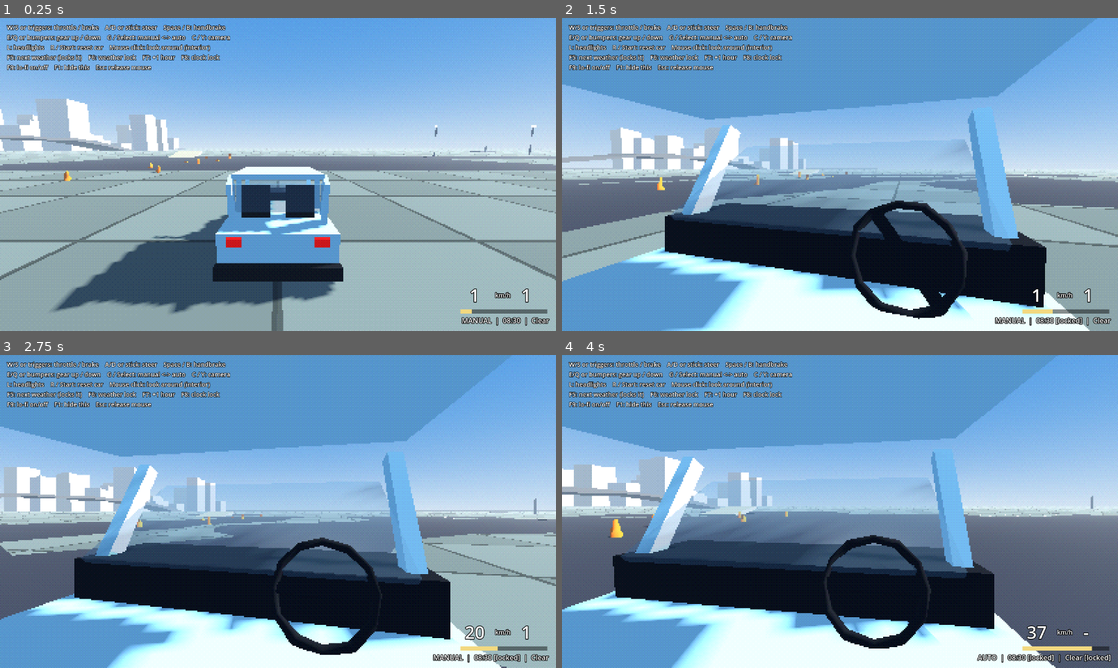
Above: before the commit, frames 1-4 (two rows, left to right).
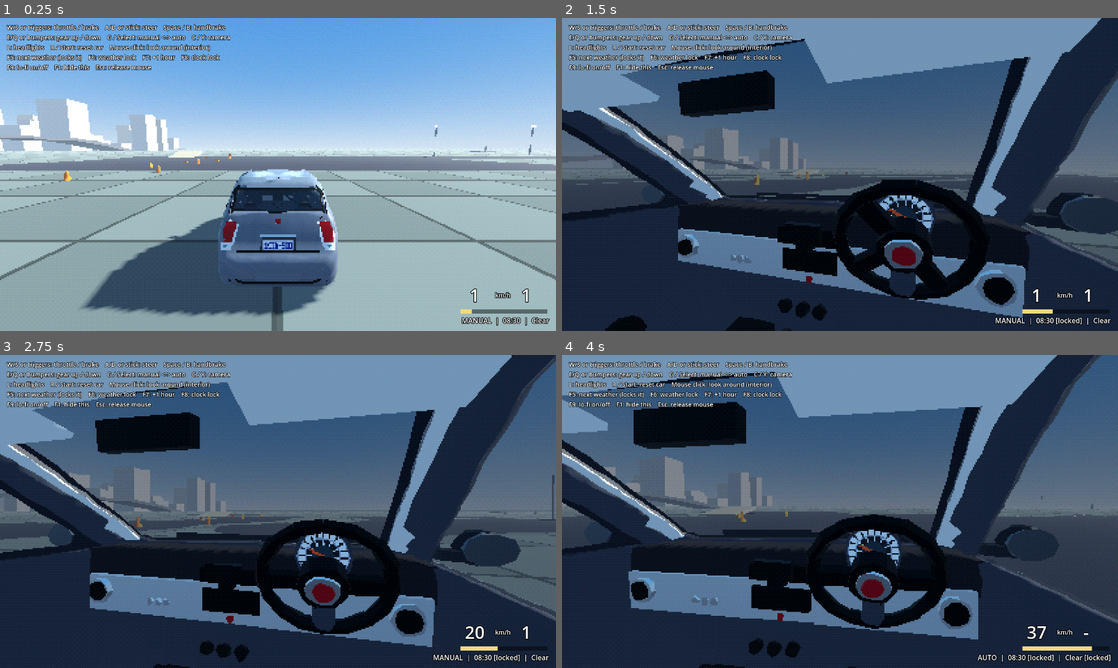
Above: after the commit, the same moments.

Repository: ashciraulo/500
Game: Godot game, scene res://scenes/main.tscn
Two runs of this game, one before a commit and one after it. Both use one fixed random seed, a clock stepped at 60 frames per second and the inputs below.
Inputs (mouse positions are in pixels of both pictures, inside the frame that each line leads up to):
- Up to frame 1 (0.25 s): no input
- Up to frame 2 (1.5 s): move the mouse to (962, 158) at 0.52 s; hold D (steer_right) 0.53-1.28 s; tap C (camera_toggle) at 0.6 s; click (962, 158) at 0.67 s; tap Enter at 1.25 s; move the mouse to (812, 174) at 1.27 s; hold W (accelerate) from 1.28 s (still down); tap F8 (time_lock) at 1.35 s
- Up to frame 3 (2.75 s): keep holding W (accelerate); move the mouse to (289, 505) at 2.02 s; tap L (toggle_headlights) at 2.1 s
- Up to frame 4 (4 s): keep holding W (accelerate); move the mouse to (834, 517) at 2.77 s; tap G (toggle_transmission) at 2.85 s; click (834, 517) at 2.92 s; move the mouse to (878, 514) at 3.52 s; hold F6 (weather_lock) from 3.53 s (still down)

The runs differ from the first frame. In frame 1, 9.1% of the frame differs, in the area x 9-62%, y 47-96%; in frame 2, 92%; in frame 3, 92%; in frame 4, 92%, in the area x 0-100%, y 0-100%.

Commit message:
Add the 2013 Fiat 500 Pop model, built from Blender scripts (#3)
Low-poly Pop modelled on Ash's own car (grey, sun-faded bonnet and roof,
taped driver's seat, dash mat), generated by art/models/scripts/build_pop.py
with swappable wheels and exhausts. The car scene now uses it in place of
the placeholder box body; car_body.gd converts its materials to the PS1
shader and drives the steering wheel, lamps and respray.


Claude-Session: https://claude.ai/code/session_01QomZhr9fgjjFpX6LNawLwA

Co-authored-by: Claude <noreply@anthropic.com>

Diff:
--- /dev/null
+++ b/art/models/cars/paints.json
@@ -0,0 +1,15 @@
+{
+  "grigio": "#727477",
+  "bianco": "#f2f0ea",
+  "rosso_passione": "#b3121c",
+  "nero": "#151515",
+  "blu_volare": "#2e4a74",
+  "grigio_carbone": "#4a4c4f",
+  "argento": "#b7b9bb",
+  "giallo": "#e7c51a",
+  "verde_chiaro": "#9fc6a8",
+  "azzurro": "#8fb8d6",
+  "beige": "#d9c9a8",
+  "arancio": "#dd6a20",
+  "rosa": "#e7a8b8"
+}
--- a/scenes/vehicles/fiat_500_pop.tscn
+++ b/scenes/vehicles/fiat_500_pop.tscn
@@ -1,42 +1,16 @@
-[gd_scene load_steps=9 format=3]
+[gd_scene load_steps=8 format=3]
 
 [ext_resource type="Script" path="res://scripts/vehicle/car_controller.gd" id="1_car"]
-[ext_resource type="Script" path="res://scripts/vehicle/placeholder_body.gd" id="2_body"]
-[ext_resource type="Shader" path="res://shaders/ps1_surface.gdshader" id="3_ps1"]
+[ext_resource type="Script" path="res://scripts/vehicle/car_body.gd" id="2_body"]
+[ext_resource type="PackedScene" path="res://art/models/cars/pop/pop.glb" id="4_model"]
+[ext_resource type="PackedScene" path="res://art/models/cars/parts/wheel_pop_trim_l.glb" id="5_wheel_l"]
+[ext_resource type="PackedScene" path="res://art/models/cars/parts/wheel_pop_trim_r.glb" id="6_wheel_r"]
 
 [sub_resource type="BoxShape3D" id="BoxShape3D_lower"]
 size = Vector3(1.6, 0.62, 3.5)
 
 [sub_resource type="BoxShape3D" id="BoxShape3D_cabin"]
 size = Vector3(1.36, 0.55, 1.8)
-
-[sub_resource type="ShaderMaterial" id="ShaderMaterial_tyre"]
-render_priority = 0
-shader = ExtResource("3_ps1")
-shader_parameter/albedo_color = Color(0.08, 0.08, 0.09, 1)
-shader_parameter/roughness = 0.95
-
-[sub_resource type="CylinderMesh" id="CylinderMesh_tyre"]
-material = SubResource("ShaderMaterial_tyre")
-top_radius = 0.29
-bottom_radius = 0.29
-height = 0.18
-radial_segments = 10
-rings = 1
-
-[sub_resource type="ShaderMaterial" id="ShaderMaterial_hub"]
-render_priority = 0
-shader = ExtResource("3_ps1")
-shader_parameter/albedo_color = Color(0.75, 0.75, 0.78, 1)
-shader_parameter/roughness = 0.4
-
-[sub_resource type="CylinderMesh" id="CylinderMesh_hub"]
-material = SubResource("ShaderMaterial_hub")
-top_radius = 0.17
-bottom_radius = 0.17
-height = 0.19
-radial_segments = 5
-rings = 1
 
 [node name="Fiat500Pop" type="RigidBody3D"]
 collision_mask = 3
@@ -56,7 +30,8 @@
 transform = Transform3D(1, 0, 0, 0, 1, 0, 0, 0, 1, 0, 0.7, 0.25)
 shape = SubResource("BoxShape3D_cabin")
 
-[node name="Body" type="Node3D" parent="."]
+[node name="Body" parent="." instance=ExtResource("4_model")]
+transform = Transform3D(1, 0, 0, 0, 1, 0, 0, 0, 1, 0, -0.45, 0)
 script = ExtResource("2_body")
 
 [node name="Wheels" type="Node3D" parent="."]
@@ -69,13 +44,7 @@
 
 [node name="Spin" type="Node3D" parent="Wheels/WheelFL/Visual"]
 
-[node name="Tyre" type="MeshInstance3D" parent="Wheels/WheelFL/Visual/Spin"]
-transform = Transform3D(0, -1, 0, 1, 0, 0, 0, 0, 1, 0, 0, 0)
-mesh = SubResource("CylinderMesh_tyre")
-
-[node name="Hub" type="MeshInstance3D" parent="Wheels/WheelFL/Visual/Spin"]
-transform = Transform3D(0, -1, 0, 1, 0, 0, 0, 0, 1, 0, 0, 0)
-mesh = SubResource("CylinderMesh_hub")
+[node name="Wheel" parent="Wheels/WheelFL/Visual/Spin" instance=ExtResource("5_wheel_l")]
 
 [node name="WheelFR" type="Marker3D" parent="Wheels"]
 transform = Transform3D(1, 0, 0, 0, 1, 0, 0, 0, 1, 0.705, 0.05, -1.15)
@@ -85,13 +54,7 @@
 
 [node name="Spin" type="Node3D" parent="Wheels/WheelFR/Visual"]
 
-[node name="Tyre" type="MeshInstance3D" parent="Wheels/WheelFR/Visual/Spin"]
-transform = Transform3D(0, -1, 0, 1, 0, 0, 0, 0, 1, 0, 0, 0)
-mesh = SubResource("CylinderMesh_tyre")
-
-[node name="Hub" type="MeshInstance3D" parent="Wheels/WheelFR/Visual/Spin"]
-transform = Transform3D(0, -1, 0, 1, 0, 0, 0, 0, 1, 0, 0, 0)
-mesh = SubResource("CylinderMesh_hub")
+[node name="Wheel" parent="Wheels/WheelFR/Visual/Spin" instance=ExtResource("6_wheel_r")]
 
 [node name="WheelRL" type="Marker3D" parent="Wheels"]
 transform = Transform3D(1, 0, 0, 0, 1, 0, 0, 0, 1, -0.705, 0.05, 1.15)
@@ -101,13 +64,7 @@
 
 [node name="Spin" type="Node3D" parent="Wheels/WheelRL/Visual"]
 
-[node name="Tyre" type="MeshInstance3D" parent="Wheels/WheelRL/Visual/Spin"]
-transform = Transform3D(0, -1, 0, 1, 0, 0, 0, 0, 1, 0, 0, 0)
-mesh = SubResource("CylinderMesh_tyre")
-
-[node name="Hub" type="MeshInstance3D" parent="Wheels/WheelRL/Visual/Spin"]
-transform = Transform3D(0, -1, 0, 1, 0, 0, 0, 0, 1, 0, 0, 0)
-mesh = SubResource("CylinderMesh_hub")
+[node name="Wheel" parent="Wheels/WheelRL/Visual/Spin" instance=ExtResource("5_wheel_l")]
 
 [node name="WheelRR" type="Marker3D" parent="Wheels"]
 transform = Transform3D(1, 0, 0, 0, 1, 0, 0, 0, 1, 0.705, 0.05, 1.15)
@@ -117,16 +74,10 @@
 
 [node name="Spin" type="Node3D" parent="Wheels/WheelRR/Visual"]
 
-[node name="Tyre" type="MeshInstance3D" parent="Wheels/WheelRR/Visual/Spin"]
-transform = Transform3D(0, -1, 0, 1, 0, 0, 0, 0, 1, 0, 0, 0)
-mesh = SubResource("CylinderMesh_tyre")
-
-[node name="Hub" type="MeshInstance3D" parent="Wheels/WheelRR/Visual/Spin"]
-transform = Transform3D(0, -1, 0, 1, 0, 0, 0, 0, 1, 0, 0, 0)
-mesh = SubResource("CylinderMesh_hub")
+[node name="Wheel" parent="Wheels/WheelRR/Visual/Spin" instance=ExtResource("6_wheel_r")]
 
 [node name="DriverSeat" type="Marker3D" parent="."]
-transform = Transform3D(1, 0, 0, 0, 1, 0, 0, 0, 1, 0.36, 0.74, 0.32)
+transform = Transform3D(1, 0, 0, 0, 1, 0, 0, 0, 1, 0.36, 0.72, 0.22)
 
 [node name="Audio" type="Node3D" parent="."]
 transform = Transform3D(1, 0, 0, 0, 1, 0, 0, 0, 1, 0, 0.1, -1.3)
@@ -134,7 +85,7 @@
 [node name="Headlights" type="Node3D" parent="."]
 
 [node name="HeadlightL" type="SpotLight3D" parent="Headlights"]
-transform = Transform3D(1, 0, 0, 0, 0.996195, 0.0871557, 0, -0.0871557, 0.996195, -0.58, 0.2, -1.95)
+transform = Transform3D(1, 0, 0, 0, 0.996195, 0.0871557, 0, -0.0871557, 0.996195, -0.535, 0.25, -1.82)
 light_color = Color(1, 0.95, 0.82, 1)
 light_energy = 6.0
 spot_range = 45.0
@@ -142,7 +93,7 @@
 spot_attenuation = 0.6
 
 [node name="HeadlightR" type="SpotLight3D" parent="Headlights"]
-transform = Transform3D(1, 0, 0, 0, 0.996195, 0.0871557, 0, -0.0871557, 0.996195, 0.58, 0.2, -1.95)
+transform = Transform3D(1, 0, 0, 0, 0.996195, 0.0871557, 0, -0.0871557, 0.996195, 0.535, 0.25, -1.82)
 light_color = Color(1, 0.95, 0.82, 1)
 light_energy = 6.0
 spot_range = 45.0
@@ -153,7 +104,7 @@
 visible = false
 
 [node name="BrakeGlow" type="OmniLight3D" parent="BrakeLights"]
-transform = Transform3D(1, 0, 0, 0, 1, 0, 0, 0, 1, 0, 0.22, 1.7)
+transform = Transform3D(1, 0, 0, 0, 1, 0, 0, 0, 1, 0, 0.39, 1.75)
 light_color = Color(1, 0.1, 0.05, 1)
 light_energy = 1.5
 omni_range = 3.0
--- /dev/null
+++ b/scripts/render/ps1_model.gd
@@ -0,0 +1,63 @@
+class_name PS1Model
+extends RefCounted
+## Converts the materials of an imported glTF model to the shared PS1 surface
+## shader, so Blender-built models wobble and get wet like the rest of the
+## world. Transparent materials (glass) stay standard but get nearest
+## filtering. Call `PS1Model.apply(model_root)` once, e.g. from `_ready()`.
+##
+## Returns the converted materials by their Blender name, so callers can
+## drive lamps or recolour paint afterwards.
+
+const SHADER := preload("res://shaders/ps1_surface.gdshader")
+
+
+static func apply(root: Node, wet_names: PackedStringArray = PackedStringArray()) -> Dictionary:
+	var by_name := {}
+	var cache := {}
+	for mesh_instance in _meshes(root):
+		var mesh: Mesh = mesh_instance.mesh
+		if mesh == null:
+			continue
+		for i in mesh.get_surface_count():
+			var source := mesh_instance.get_active_material(i)
+			if source == null:
+				continue
+			if not cache.has(source):
+				cache[source] = to_ps1(source, source.resource_name in wet_names)
+			var converted: Material = cache[source]
+			mesh_instance.set_surface_override_material(i, converted)
+			if source.resource_name != "":
+				by_name[source.resource_name] = converted
+	return by_name
+
+
+static func to_ps1(source: Material, wet := false) -> Material:
+	var standard := source as BaseMaterial3D
+	if standard == null:
+		return source
+	if standard.transparency != BaseMaterial3D.TRANSPARENCY_DISABLED:
+		var glass := standard.duplicate() as BaseMaterial3D
+		glass.texture_filter = BaseMaterial3D.TEXTURE_FILTER_NEAREST
+		return glass
+	var material := ShaderMaterial.new()
+	material.shader = SHADER
+	material.resource_name = standard.resource_name
+	material.set_shader_parameter("albedo_color", standard.albedo_color)
+	if standard.albedo_texture:
+		material.set_shader_parameter("albedo_texture", standard.albedo_texture)
+	material.set_shader_parameter("roughness", standard.roughness)
+	material.set_shader_parameter("metallic", standard.metallic)
+	if standard.emission_enabled:
+		material.set_shader_parameter("emission_color", standard.emission)
+		material.set_shader_parameter("emission_energy", standard.emission_energy_multiplier)
+	material.set_shader_parameter("wet_response", 1.0 if wet else 0.0)
+	return material
+
+
+static func _meshes(node: Node) -> Array[MeshInstance3D]:
+	var out: Array[MeshInstance3D] = []
+	if node is MeshInstance3D:
+		out.append(node)
+	for child in node.get_children():
+		out.append_array(_meshes(child))
+	return out
--- /dev/null
+++ b/scripts/vehicle/car_body.gd
@@ -0,0 +1,60 @@
+extends Node3D
+## Visual side of a car built in Blender (art/models/cars/...): PS1 materials,
+## steering wheel, lamps and paint. Attach to the instanced model that sits
+## in the car scene's `Body` slot; the parent must be a CarController.
+##
+## Model contract (see art/models/README.md): nodes `SteeringWheel` (turns
+## about its local Z), `Door_L` / `Door_R` (hinge on local Y), materials
+## `Paint`, `LampHead`, `LampTail`.
+
+## Steering wheel turns per radian of road-wheel angle (roughly a 14:1 rack,
+## scaled down so it reads at low resolution).
+@export var steering_ratio := 6.0
+@export var head_glow := 2.5
+@export var tail_glow := 0.6
+@export var brake_glow := 2.0
+
+var _materials := {}
+var _steering_wheel: Node3D
+var _steering_rest: Basis
+var _brake_lights: Node3D
+
+
+func _ready() -> void:
+	_materials = PS1Model.apply(self)
+	var wheels := get_parent().get_node_or_null("Wheels")
+	if wheels:
+		PS1Model.apply(wheels)
+	_steering_wheel = find_child("SteeringWheel", true, false) as Node3D
+	if _steering_wheel:
+		_steering_rest = _steering_wheel.basis
+	_brake_lights = get_parent().get_node_or_null("BrakeLights")
+
+
+func _process(_delta: float) -> void:
+	var car := get_parent() as CarController
+	if car == null:
+		return
+	if _steering_wheel:
+		_steering_wheel.basis = _steering_rest * Basis(Vector3.BACK, -car.steer_angle * steering_ratio)
+	var braking := _brake_lights != null and _brake_lights.visible
+	_glow("LampHead", Color(1.0, 0.95, 0.82), head_glow if car.headlights_on else 0.0)
+	var tail := (brake_glow if braking else 0.0) + (tail_glow if car.headlights_on else 0.0)
+	_glow("LampTail", Color(1.0, 0.1, 0.06), tail)
+
+
+## Respray. A fresh coat drops the sun-faded wear texture.
+func set_paint(color: Color, keep_wear := false) -> void:
+	var paint := _materials.get("Paint") as ShaderMaterial
+	if paint == null:
+		return
+	paint.set_shader_parameter("albedo_color", color)
+	if not keep_wear:
+		paint.set_shader_parameter("albedo_texture", null)
+
+
+func _glow(material_name: String, color: Color, energy: float) -> void:
+	var material := _materials.get(material_name) as ShaderMaterial
+	if material:
+		material.set_shader_parameter("emission_color", color)
+		material.set_shader_parameter("emission_energy", energy)
--- a/scripts/vehicle/placeholder_body.gd
+++ /dev/null
@@ -1,102 +0,0 @@
-extends Node3D
-## Stand-in Fiat 500 body made of boxes, until the Blender model lands.
-##
-## Built in code so it is easy to throw away: the model thread replaces this
-## `Body` node in scenes/vehicles/fiat_500_pop.tscn with the imported model.
-## The cabin is hollow (pillars, roof, dash, seats, wheel) so the interior
-## camera has something to look out of. Right-hand drive, like in Australia.
-
-@export var paint := Color(0.62, 0.78, 0.84)
-@export var trim := Color(0.12, 0.12, 0.13)
-
-var _steering_wheel: Node3D
-
-
-func _ready() -> void:
-	var body_paint := PS1Material.make(paint, 0.6)
-	var dark := PS1Material.make(trim, 0.8)
-	var glass := StandardMaterial3D.new()
-	glass.albedo_color = Color(0.35, 0.45, 0.5, 0.35)
-	glass.transparency = BaseMaterial3D.TRANSPARENCY_ALPHA
-	glass.roughness = 0.1
-	var chrome := PS1Material.make(Color(0.8, 0.8, 0.82), 0.3)
-	var lamp := PS1Material.glowing(Color(1.0, 0.95, 0.8), 1.5)
-	var tail := PS1Material.glowing(Color(0.8, 0.05, 0.05), 0.8)
-
-	# Car local space: origin ~0.44 m above the ground, nose towards -Z.
-	_box(Vector3(1.62, 0.62, 3.0), Vector3(0, 0.02, -0.05), body_paint)       # lower body
-	_box(Vector3(1.5, 0.22, 0.55), Vector3(0, 0.12, -1.6), body_paint)        # rounded nose
-	_box(Vector3(1.66, 0.16, 0.12), Vector3(0, -0.2, -1.84), dark)            # front bumper
-	_box(Vector3(1.66, 0.18, 0.12), Vector3(0, -0.18, 1.5), dark)             # rear bumper
-	_box(Vector3(1.6, 0.12, 0.25), Vector3(0, -0.25, 1.35), body_paint)       # rear valance
-	_box(Vector3(1.36, 0.05, 1.7), Vector3(0, 1.03, 0.25), body_paint)        # roof
-	for x in [-0.68, 0.68]:
-		_box(Vector3(0.07, 0.68, 0.08), Vector3(x, 0.68, -0.62), body_paint, Vector3(-28, 0, 0))  # A pillars
-		_box(Vector3(0.07, 0.62, 0.12), Vector3(x, 0.7, 0.45), body_paint)    # B pillars
-		_box(Vector3(0.07, 0.62, 0.3), Vector3(x, 0.7, 1.05), body_paint, Vector3(15, 0, 0))  # C pillars
-	_box(Vector3(1.3, 0.62, 0.03), Vector3(0, 0.69, -0.64), glass, Vector3(-55, 0, 0))  # windscreen
-	_box(Vector3(1.25, 0.5, 0.03), Vector3(0, 0.72, 1.12), glass, Vector3(25, 0, 0))    # rear window
-	_box(Vector3(1.5, 0.18, 0.4), Vector3(0, 0.42, -0.62), dark)              # dashboard
-	_box(Vector3(0.45, 0.08, 0.5), Vector3(0.36, 0.25, 0.4), dark)            # driver seat base
-	_box(Vector3(0.45, 0.6, 0.1), Vector3(0.36, 0.55, 0.68), dark)            # driver seat back
-	_box(Vector3(0.45, 0.08, 0.5), Vector3(-0.36, 0.25, 0.4), dark)           # passenger seat
-	_box(Vector3(0.45, 0.6, 0.1), Vector3(-0.36, 0.55, 0.68), dark)
-	for x in [-0.58, 0.58]:
-		_cylinder(0.09, 0.05, Vector3(x, 0.2, -1.88), lamp, Vector3(90, 0, 0))  # round headlights
-		_box(Vector3(0.2, 0.12, 0.04), Vector3(x, 0.22, 1.47), tail)           # tail lights
-	_box(Vector3(0.4, 0.05, 0.05), Vector3(0, 0.08, -1.88), chrome)          # badge bar
-
-	# Tilted column, with the wheel spinning about the column's own axis.
-	var column := Node3D.new()
-	column.position = Vector3(0.36, 0.47, -0.36)
-	column.rotation_degrees = Vector3(62, 0, 0)
-	add_child(column)
-	_steering_wheel = Node3D.new()
-	column.add_child(_steering_wheel)
-	var rim := MeshInstance3D.new()
-	var torus := TorusMesh.new()
-	torus.inner_radius = 0.15
-	torus.outer_radius = 0.18
-	torus.rings = 12
-	torus.ring_segments = 6
-	rim.mesh = torus
-	rim.material_override = dark
-	_steering_wheel.add_child(rim)
-	var spoke := MeshInstance3D.new()
-	var spoke_mesh := BoxMesh.new()
-	spoke_mesh.size = Vector3(0.3, 0.02, 0.04)
-	spoke.mesh = spoke_mesh
-	spoke.material_override = dark
-	_steering_wheel.add_child(spoke)
-
-
-func _process(_delta: float) -> void:
-	var car := get_parent() as CarController
-	if car and _steering_wheel:
-		# Road-wheel angle times a 14:1-ish ratio, scaled down to look right.
-		_steering_wheel.rotation.y = car.steer_angle * 6.0
-
-
-func _box(size: Vector3, pos: Vector3, material: Material, rot_deg := Vector3.ZERO) -> void:
-	var mesh := BoxMesh.new()
-	mesh.size = size
-	var instance := MeshInstance3D.new()
-	instance.mesh = mesh
-	instance.material_override = material
-	instance.position = pos
-	instance.rotation_degrees = rot_deg
-	add_child(instance)
-
-
-func _cylinder(radius: float, height: float, pos: Vector3, material: Material, rot_deg := Vector3.ZERO) -> void:
-	var mesh := CylinderMesh.new()
-	mesh.top_radius = radius
-	mesh.bottom_radius = radius
-	mesh.height = height
-	mesh.radial_segments = 10
-	var instance := MeshInstance3D.new()
-	instance.mesh = mesh
-	instance.material_override = material
-	instance.position = pos
-	instance.rotation_degrees = rot_deg
-	add_child(instance)
Binary file added: art/models/cars/parts/exhaust_abarth_quad.glb
Not shown, added: art/models/cars/parts/exhaust_abarth_quad.glb.import
Binary file added: art/models/cars/parts/exhaust_sport.glb
Not shown, added: art/models/cars/parts/exhaust_sport.glb.import
Binary file added: art/models/cars/parts/exhaust_stock.glb
Not shown, added: art/models/cars/parts/exhaust_stock.glb.import
Binary file added: art/models/cars/parts/exhaust_twin.glb
Not shown, added: art/models/cars/parts/exhaust_twin.glb.import
Binary file added: art/models/cars/parts/wheel_abarth17_l.glb
Not shown, added: art/models/cars/parts/wheel_abarth17_l.glb.import
Binary file added: art/models/cars/parts/wheel_abarth17_l_wheel_abarth17.png
Not shown, added: art/models/cars/parts/wheel_abarth17_l_wheel_abarth17.png.import
(and 71 more such lines)
